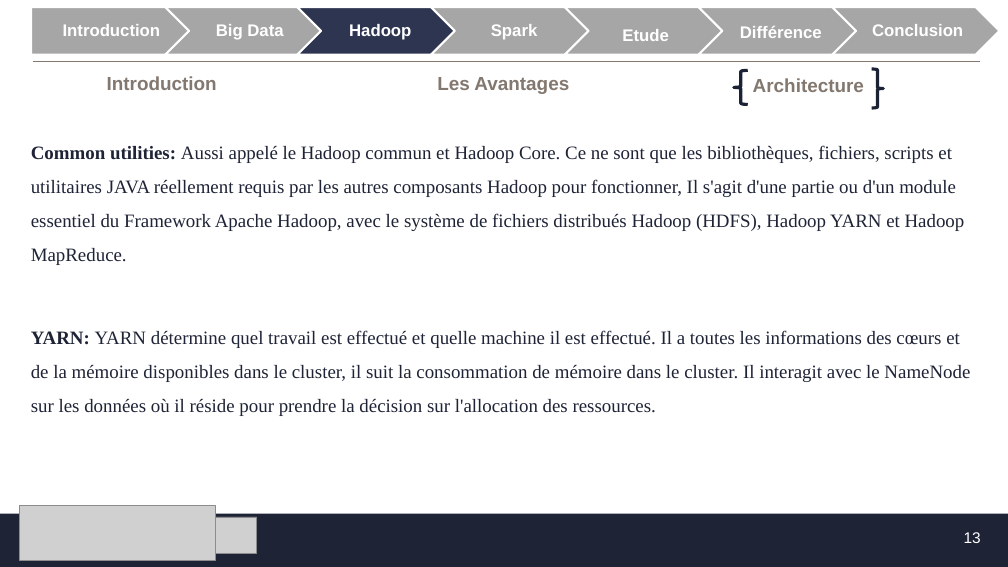
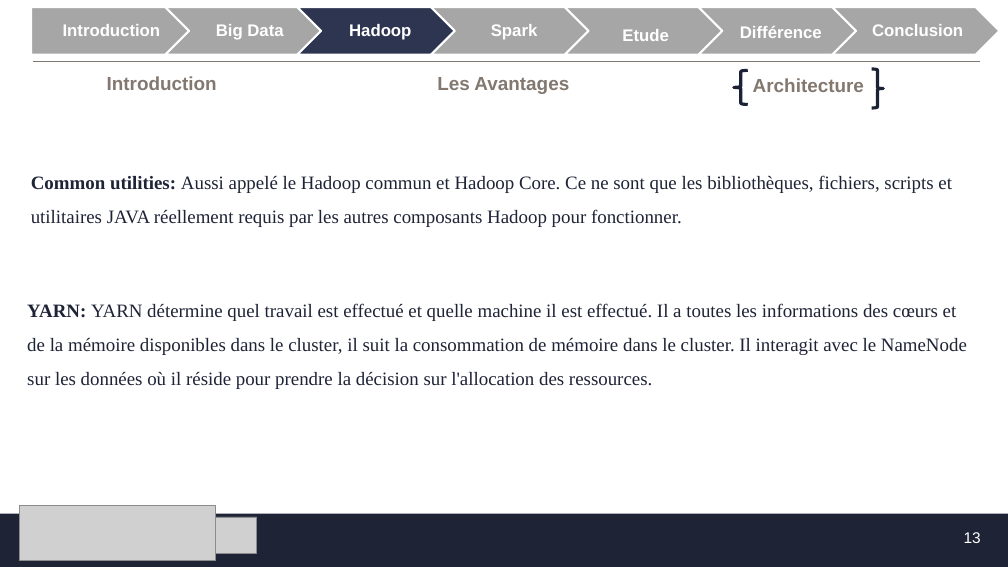
Before and after one commit to MF-13/E-Learning_Platforme, a slide deck: slide 13 of SFE/Présentation_SFE.pptx. Drawn at 1008x567 pixels with LibreOffice and Linux fonts; fonts in the diff are those of the drawing; grey boxes stand for pictures; background and template pictures are left out. Boxes give left, top, right and bottom in pixels: in the first picture for what was removed or moved away, otherwise in the second. Text is boxed around its words. In the diff, an @@ line names an element or a change of style, - is before the commit and + after.

Commit message:
my last commit

```diff
--- a/SFE/Présentation_SFE.pptx
+++ b/SFE/Présentation_SFE.pptx
@@ text at [31, 175, 952, 227]: text changed @@
-Common utilities: Aussi appelé le Hadoop commun et Hadoop Core. Ce ne sont que les bibliothèques, fichiers, scripts et utilitaires JAVA réellement requis par les autres composants Hadoop pour fonctionner, Il s'agit d'une partie ou d'un module essentiel du Framework Apache Hadoop, avec le système de fichiers distribués Hadoop (HDFS), Hadoop YARN et Hadoop MapReduce.
+Common utilities: Aussi appelé le Hadoop commun et Hadoop Core. Ce ne sont que les bibliothèques, fichiers, scripts et utilitaires JAVA réellement requis par les autres composants Hadoop pour fonctionner.
@@ text "YARN: YARN détermine quel travail ...": place and size @@
-text "YARN: YARN détermine quel travail ..." at [31, 330, 970, 416]
+text "YARN: YARN détermine quel travail ..." at [27, 303, 967, 389]
```
Also in this commit, not shown: 2 other slides changed.
